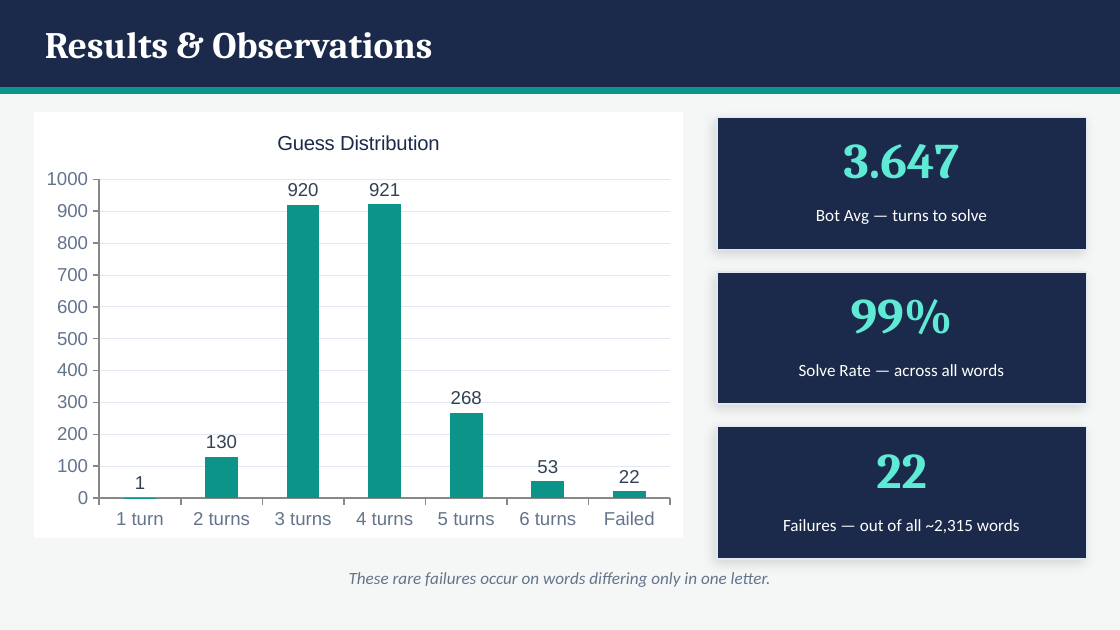
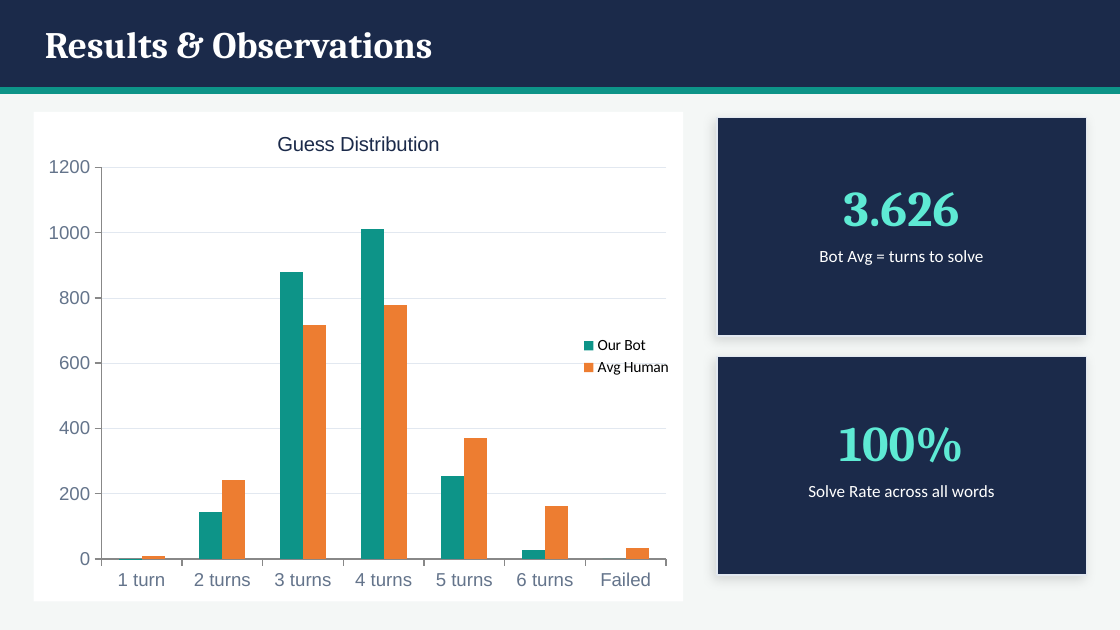
Before and after one commit to OmarDardery/project1-intro-to-ai, a slide deck: slide 5 of Wordle_HillClimbing.pptx. Drawn at 1120x630 pixels with LibreOffice and Linux fonts; fonts in the diff are those of the drawing. Boxes give left, top, right and bottom in pixels: in the first picture for what was removed or moved away, otherwise in the second. Text is boxed around its words. In the diff, an @@ line names an element or a change of style, - is before the commit and + after.

Commit message:
Algo & subsequent PPTX Update
Improve solver: score candidates by per-position letter frequency instead of global frequency; override greedy pick with a diagnostic guess when multiple words share scores remain to better distinguish between them.

```diff
--- a/Wordle_HillClimbing.pptx
+++ b/Wordle_HillClimbing.pptx
@@ column chart at (x1=34, y1=112, x2=683, y2=601) @@
-Series 1: 1, 130, 920, 921, 268, 53, 22
+Our Bot: 0, 140, 880, 1010, 250, 30, 0
@@ data labels of Our Bot removed @@
+Avg Human: 10, 240, 720, 780, 370, 160, 40
@@ legend changed @@
@@ plot area changed @@
@@ column chart resized from (x1=34, y1=112, x2=683, y2=538) to (x1=34, y1=112, x2=683, y2=601) @@
@@ rectangle resized from (x1=717, y1=118, x2=1086, y2=250) to (x1=717, y1=118, x2=1086, y2=336) @@
@@ text at (x1=844, y1=192, x2=960, y2=227): text changed @@
-3.647
+3.626
@@ text at (x1=819, y1=250, x2=984, y2=265): text changed @@
-Bot Avg — turns to solve
+Bot Avg = turns to solve
@@ text removed at (x1=851, y1=299, x2=953, y2=335) @@
-99%
@@ rectangle resized from (x1=717, y1=272, x2=1086, y2=404) to (x1=717, y1=356, x2=1086, y2=575) @@
@@ rectangle removed at (x1=717, y1=427, x2=1086, y2=559) @@
@@ text added at (x1=839, y1=427, x2=963, y2=463), 32 pt, text #5EEAD4, bold @@
+100%
@@ text removed at (x1=876, y1=454, x2=926, y2=488) @@
-22
@@ text at (x1=808, y1=485, x2=995, y2=497): text changed @@
-Solve Rate — across all words
+Solve Rate across all words
@@ text removed at (x1=783, y1=519, x2=1020, y2=533) @@
-Failures — out of all ~2,315 words
@@ text removed at (x1=349, y1=572, x2=771, y2=587) @@
-These rare failures occur on words differing only in one letter.
```
Also in this commit, not shown: 6 other slides changed, 2 other files.
